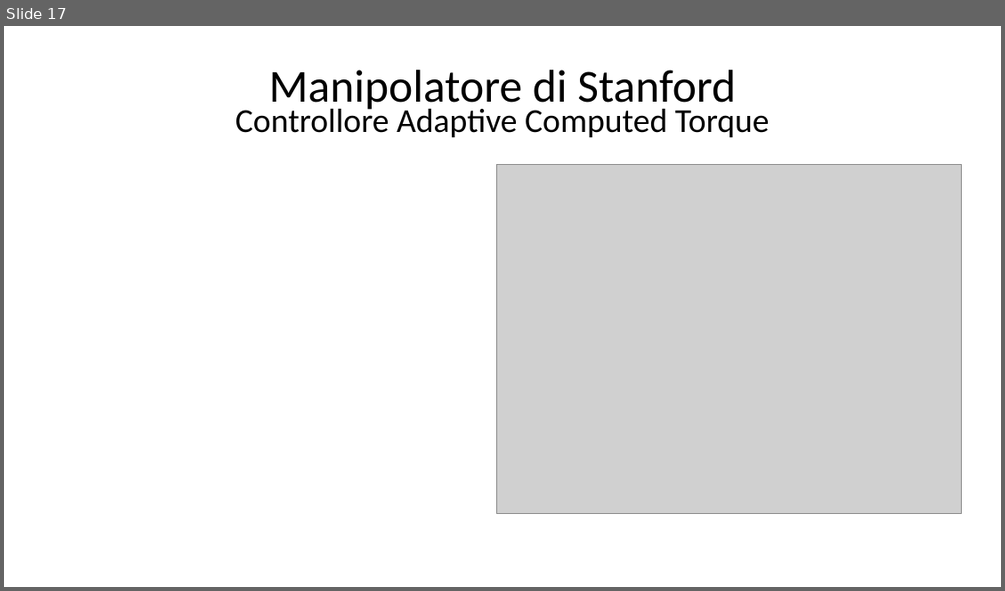
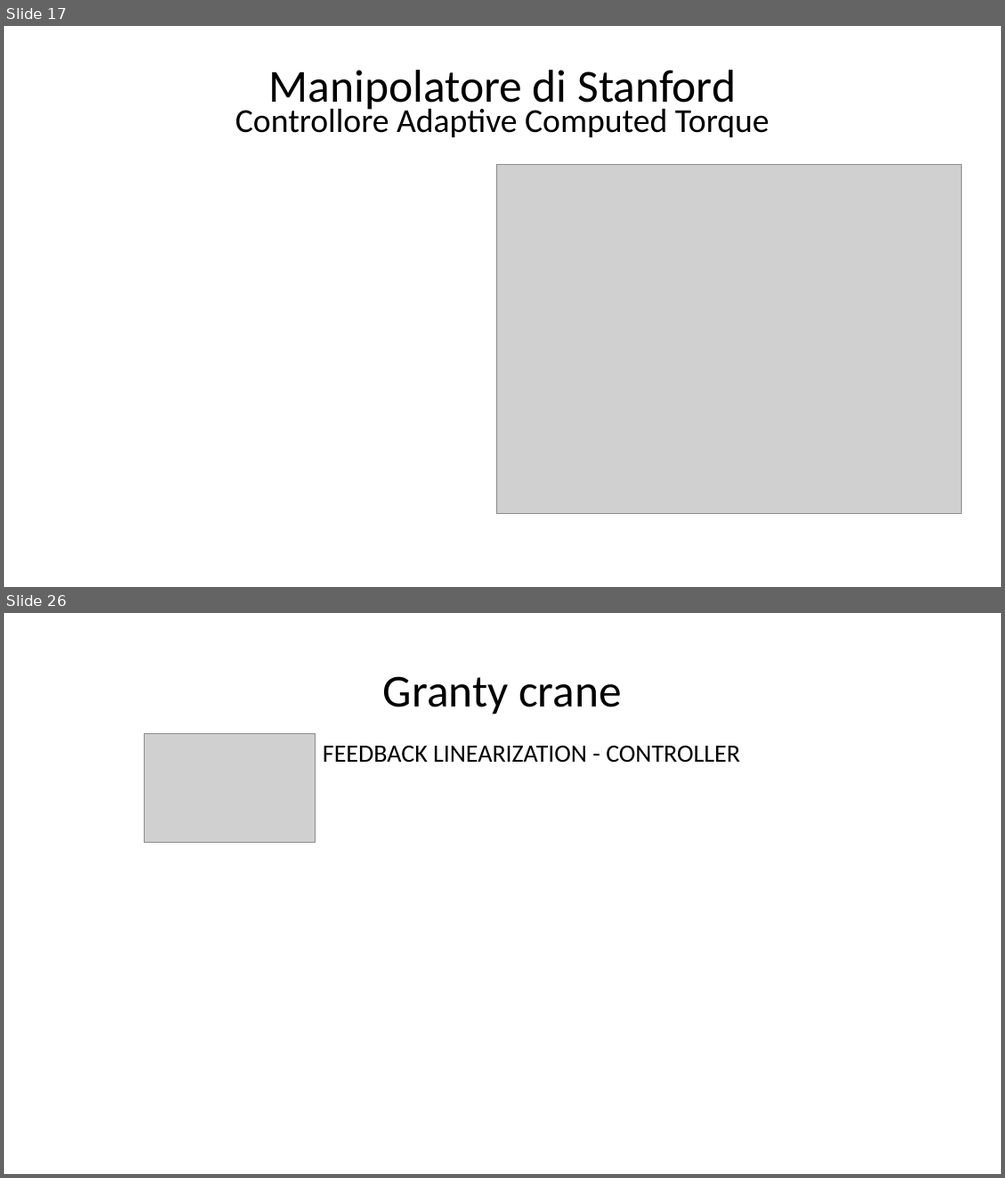
Before and after one commit to giga487/BicchiGas, a slide deck: Relazione/Presentazione.pptx. Shown one above the other, each under a label of ours: slide 17 before the commit, slides 17 and 26 after it; the slides between them are not shown. The pictures are 1005x591 and 1005x1178 pixels, drawn with LibreOffice and Linux fonts; fonts in the diff are those of the drawing; grey boxes stand for pictures. Boxes give left, top, right and bottom in pixels: in the first picture for what was removed or moved away, otherwise in the second. Text is boxed around its words. In the diff, an @@ line names an element or a change of style, - is before the commit and + after.

```diff
--- a/Relazione/Presentazione.pptx
+++ b/Relazione/Presentazione.pptx
@@ slide 26 added at <box>4,613,1001,1174</box>, background #FFFFFF @@
@@ text added at <box>383,676,622,714</box>, 44 pt, text #000000 @@
+Granty crane
@@ picture added at <box>144,733,316,843</box> @@
@@ text added at <box>323,746,740,763</box>, 24 pt, text #000000 @@
+FEEDBACK LINEARIZATION - CONTROLLER
```
Also in this commit, not shown: 3 slides changed, 8 other slides added, 19 other files.
